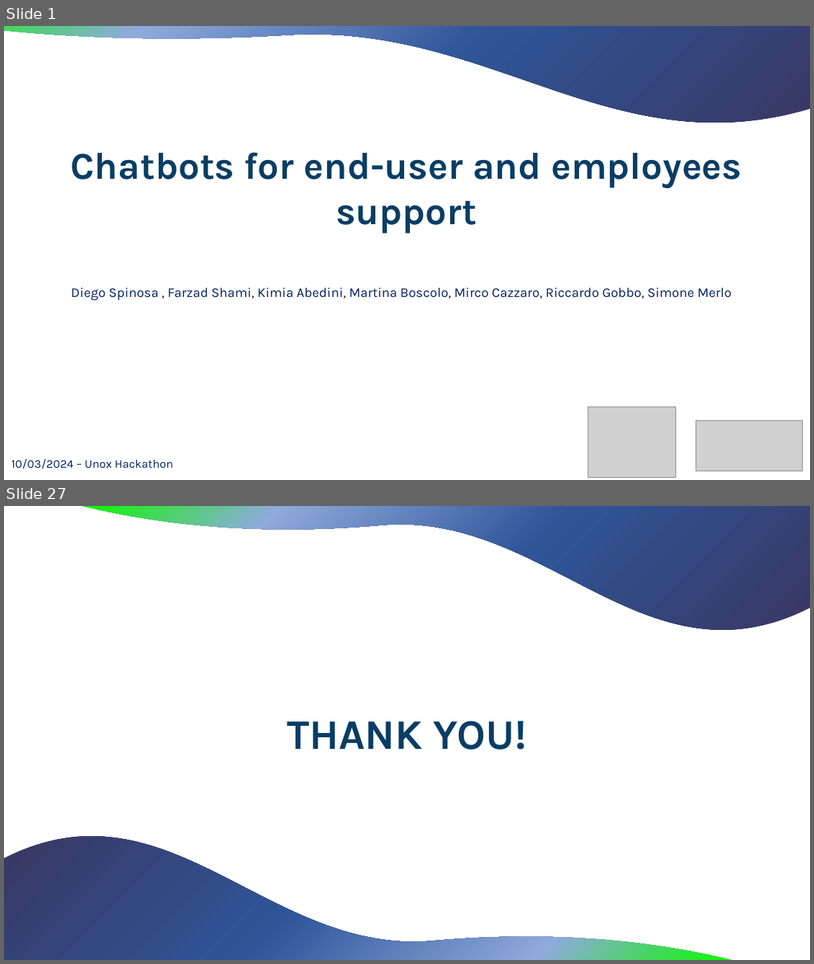
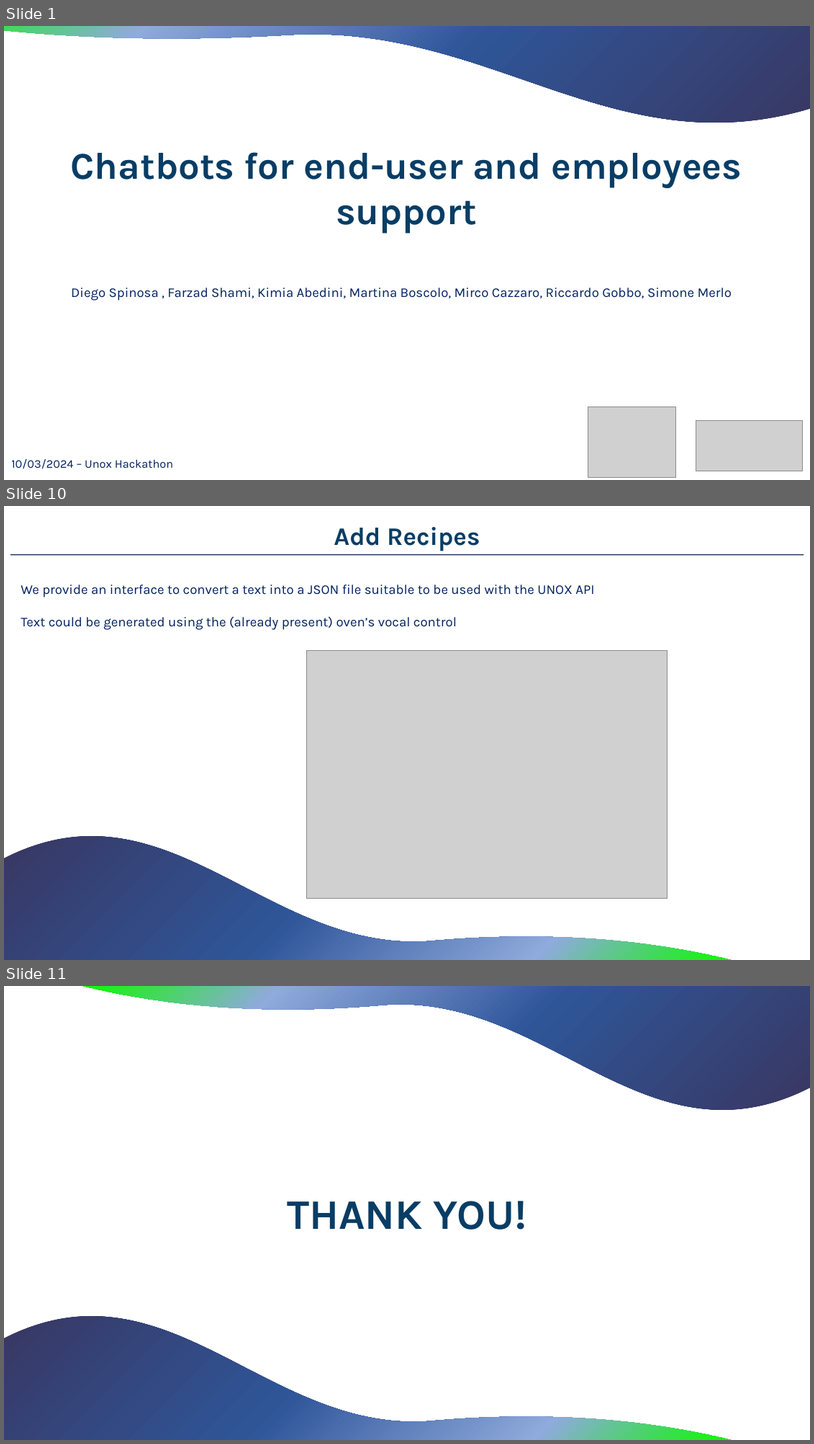
Before and after one commit to MerloSimone/HackatonUnox, a slide deck: Slides/PresentationDS.pptx. Shown one above the other, each under a label of ours: slides 1 and 27 before the commit, slides 1, 10 and 11 after it; the slides between them are not shown. The pictures are 814x964 and 814x1444 pixels, drawn with LibreOffice and Linux fonts; fonts in the diff are those of the drawing; grey boxes stand for pictures. Boxes give left, top, right and bottom in pixels: in the first picture for what was removed or moved away, otherwise in the second. Text is boxed around its words. In the diff, an @@ line names an element or a change of style, - is before the commit and + after.

```diff
--- a/Slides/PresentationDS.pptx
+++ b/Slides/PresentationDS.pptx
@@ slide 10 added at [4,506,810,960], background #FFFFFF @@
@@ text added at [334,527,480,551], 30 pt, text #083D65, bold @@
+Add Recipes
@@ rectangle added at [10,554,804,556], fill #203864 @@
@@ text added at [21,584,594,630], 16 pt, text #002060 @@
+We provide an interface to convert a text into a JSON file suitable to be used with the UNOX API
+Text could be generated using the (already present) oven’s vocal control
@@ picture added at [306,651,668,898] @@
@@ freeform shape added at [4,836,731,960], fill gradient #393762 to #2F5597 to #31579B to #8FAADC to #0CFA00 @@
@@ what was slide 27 is now slide 11 @@
```
Also in this commit, not shown: 8 other slides added, 25 slides removed.
